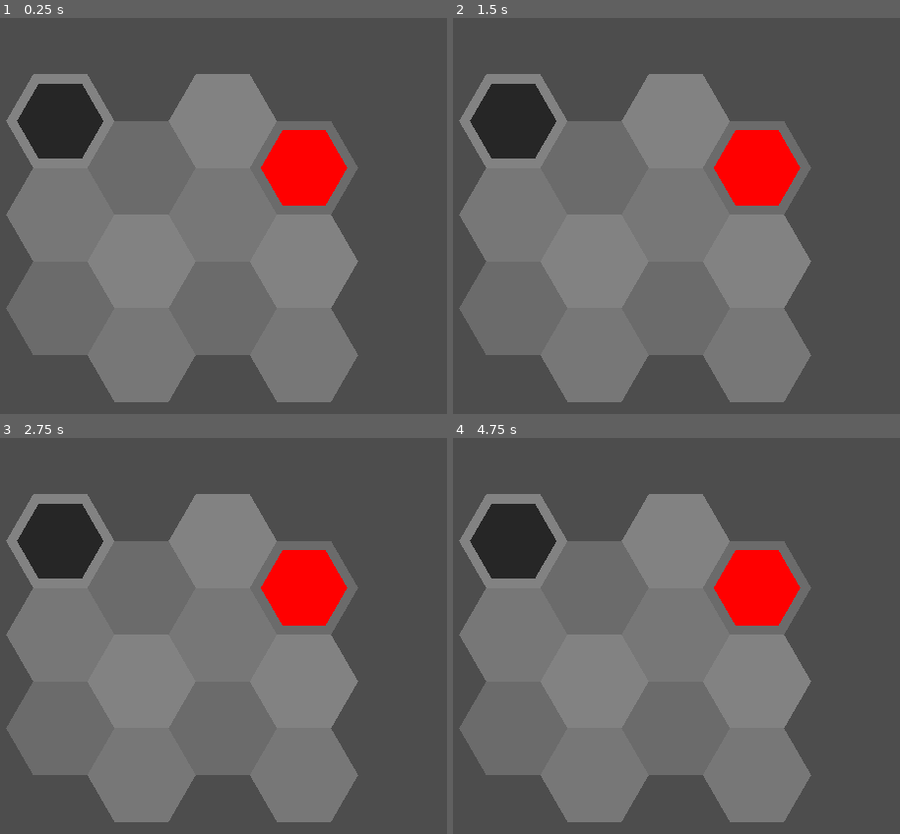
Above: before the commit, frames 1-4 (two rows, left to right).
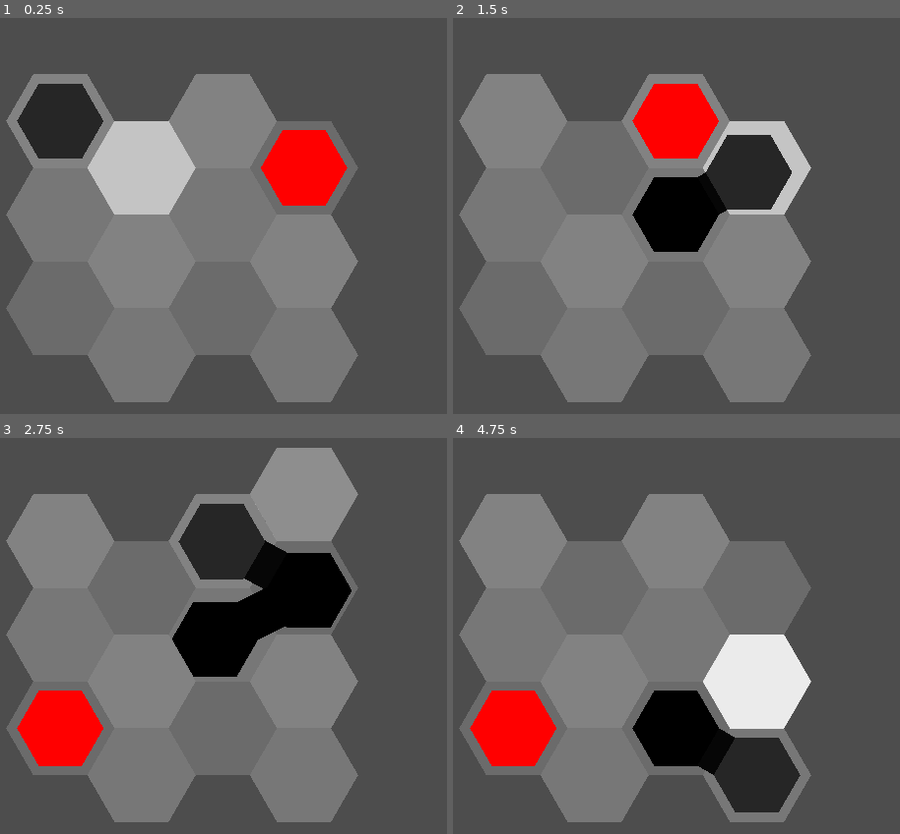
Above: after the commit, the same moments.

Repository: redpebble/sneksagon
Game: Godot game, scene res://scenes/map.tscn
Two runs of this game, one before a commit and one after it. Both use one fixed random seed, a clock stepped at 60 frames per second and the inputs below. Sound files missing from this copy of the repository are replaced by a short silence.
Inputs (mouse positions are in pixels of both pictures, inside the frame that each line leads up to):
- Up to frame 1 (0.25 s): no input
- Up to frame 2 (1.5 s): move the mouse to (765, 208) at 0.52 s; press the mouse at (765, 208) at 0.53 s; hold D (down_right) 0.53-1.28 s; move the mouse to (515, 267) at 1.27 s; release the mouse at (515, 267) at 1.28 s; hold S (down) from 1.28 s (still down); click (515, 267) at 1.35 s
- Up to frame 3 (2.75 s): move the mouse to (241, 529) at 2.02 s; release S (down) at 2.03 s; press the mouse at (241, 529) at 2.03 s; hold D (down_right) from 2.03 s (still down)
- Up to frame 4 (4.75 s): move the mouse to (604, 774) at 2.77 s; release D (down_right) at 2.78 s; release the mouse at (604, 774) at 2.78 s; hold W (up) 2.78-3.53 s; click (604, 774) at 2.85 s; move the mouse to (810, 746) at 3.52 s; press the mouse at (810, 746) at 3.53 s; hold A (down_left) from 3.53 s (still down); move the mouse to (457, 568) at 4.27 s; release the mouse at (457, 568) at 4.28 s; click (457, 568) at 4.35 s

The runs differ from the first frame. In frame 1, 4.3% of the frame differs, in the area x 19-44%, y 26-50%; in frame 2, 13%; in frame 3, 19%, in the area x 3-81%, y 2-83%; in frame 4, 19%.

Commit message:
Collision SFX

Diff:
--- a/general/VariableStreamPlayer2D.gd
+++ b/general/VariableStreamPlayer2D.gd
@@ -1,6 +1,8 @@
+@tool
 class_name VariableStreamPlayer2D
 extends AudioStreamPlayer2D
 
+@export var test_randomize : bool = false : set = set_test_randomize
 @export var audio_files : Array[AudioStream] = []
 @export_range(0.00, 0.10, 0.01) var pitch_variance = 0.0
 @export var base_pitch = 1.0
@@ -12,14 +14,23 @@
 	rng.randomize()
 
 func play_random():
-	if not audio_files.is_empty():
-		select_rand_stream()
-	choose_random_pitch()
+	randomize_stream()
 	play()
 
-func select_rand_stream(array : Array = audio_files):
-	var random_index: = rng.randi() % array.size()
-	stream = array[random_index]
+func randomize_stream():
+	if not audio_files.is_empty():
+		var random_index: = rng.randi() % audio_files.size()
+		stream = audio_files[random_index]
+	pitch_scale = base_pitch + rng.randf_range(-pitch_variance, pitch_variance)
 
 func choose_random_pitch():
 	pitch_scale = base_pitch + rng.randf_range(-pitch_variance, pitch_variance)
+
+func set_test_randomize(state : bool):
+	if not Engine.is_editor_hint():
+		return
+	test_randomize = state
+	if test_randomize:
+		test_randomize = false
+		randomize_stream()
+		play()
--- a/scenes/hex/apple_hex.tscn
+++ b/scenes/hex/apple_hex.tscn
@@ -3,7 +3,7 @@
 [ext_resource type="PackedScene" uid="uid://cpjrl6jigt8x4" path="res://scenes/hex/object_hex.tscn" id="1_2jo77"]
 [ext_resource type="Script" uid="uid://j1xyknyy4m2t" path="res://scenes/hex/apple_hex.gd" id="2_tyydu"]
 [ext_resource type="Script" uid="uid://yi24ab38vuqq" path="res://general/VariableStreamPlayer2D.gd" id="3_tt3sy"]
-[ext_resource type="AudioStream" uid="uid://crtulwa0kj1qo" path="res://assets/Audio/SFX/collect2.wav" id="3_wwd5y"]
+[ext_resource type="AudioStream" uid="uid://crtulwa0kj1qo" path="res://assets/Audio/SFX/collect_2.wav" id="3_wwd5y"]
 
 [node name="AppleHex" instance=ExtResource("1_2jo77")]
 script = ExtResource("2_tyydu")
--- a/scenes/singleton/highlighter.gd
+++ b/scenes/singleton/highlighter.gd
@@ -19,7 +19,8 @@
 	var new_pos = MapManager.get_hex_world_position(coords)
 	if sprite.global_position != new_pos:
 		if visible:
-			highlight_sfx.play(new_pos)
+			#highlight_sfx.play(new_pos)
+			pass
 		pulse()
 	sprite.global_position = new_pos
 
--- a/scenes/singleton/highlighter.tscn
+++ b/scenes/singleton/highlighter.tscn
@@ -3,7 +3,7 @@
 [ext_resource type="Script" uid="uid://81ul36lxrxec" path="res://scenes/singleton/highlighter.gd" id="1_58kum"]
 [ext_resource type="Texture2D" uid="uid://cxm64qxmq8ckv" path="res://assets/Textures/hex.png" id="2_dspiy"]
 [ext_resource type="Script" uid="uid://b32fi0cam2k4w" path="res://general/AudioStreamPool.gd" id="3_hrmsi"]
-[ext_resource type="AudioStream" uid="uid://dwgrjciogt6xm" path="res://assets/Audio/SFX/select1.wav" id="4_ipmtw"]
+[ext_resource type="AudioStream" uid="uid://dwgrjciogt6xm" path="res://assets/Audio/SFX/select_1.wav" id="4_ipmtw"]
 
 [node name="Highlighter" type="Node2D"]
 z_index = 100
--- a/scenes/snake.gd
+++ b/scenes/snake.gd
@@ -11,6 +11,7 @@
 @onready var move_interval := base_move_interval
 @onready var map = MapManager.map_node
 @onready var move_sfx = $MoveSFX
+@onready var collide_sfx = $CollideSFX
 @onready var move_timer = $MoveTimer
 @onready var input_parser = $InputParser
 
@@ -137,6 +138,7 @@
 func collide(collision_coords : Vector2, duration : float):
 	get_tail().move_finished.connect(die)
 	head.chain_bump(collision_coords, 30, duration * 0.8)
+	collide_sfx.play_random()
 	collided.emit()
 
 func die():
--- a/scenes/snake.tscn
+++ b/scenes/snake.tscn
@@ -1,8 +1,10 @@
-[gd_scene load_steps=4 format=3 uid="uid://ddta8mux3pdy3"]
+[gd_scene load_steps=6 format=3 uid="uid://ddta8mux3pdy3"]
 
 [ext_resource type="Script" uid="uid://dniflly1p6vxu" path="res://scenes/snake.gd" id="1_a5f6l"]
 [ext_resource type="Script" uid="uid://yi24ab38vuqq" path="res://general/VariableStreamPlayer2D.gd" id="2_yc36x"]
 [ext_resource type="Script" uid="uid://562ot6hqud1j" path="res://scenes/hex/input_parser.gd" id="3_auphx"]
+[ext_resource type="AudioStream" uid="uid://dwgrjciogt6xm" path="res://assets/Audio/SFX/select_1.wav" id="3_l4b1q"]
+[ext_resource type="AudioStream" uid="uid://bdnxvfuec111i" path="res://assets/Audio/SFX/collide.wav" id="5_4j5f3"]
 
 [node name="Snake" type="Node2D"]
 script = ExtResource("1_a5f6l")
@@ -10,13 +12,20 @@
 
 [node name="InputParser" type="Node2D" parent="."]
 script = ExtResource("3_auphx")
-input_type = 2
 
 [node name="MoveSFX" type="AudioStreamPlayer2D" parent="."]
+stream = ExtResource("3_l4b1q")
 volume_db = -4.0
 bus = &"SFX"
 script = ExtResource("2_yc36x")
 pitch_variance = 0.03
 
+[node name="CollideSFX" type="AudioStreamPlayer2D" parent="."]
+stream = ExtResource("5_4j5f3")
+volume_db = -5.0
+bus = &"SFX"
+script = ExtResource("2_yc36x")
+pitch_variance = 0.02
+
 [node name="MoveTimer" type="Timer" parent="."]
 one_shot = true
Not shown, added: assets/Audio/SFX/collect_1.wav.import
Not shown, changed: assets/Audio/SFX/collect_2.wav.import
Not shown, changed: assets/Audio/SFX/collide.wav.import
Not shown, changed: assets/Audio/SFX/select_1.wav.import
Not shown, added: assets/Audio/SFX/collect_1.wav
Not shown, added: assets/Audio/SFX/collect_2.wav
Not shown, added: assets/Audio/SFX/collide.wav
Not shown, added: assets/Audio/SFX/select_1.wav
